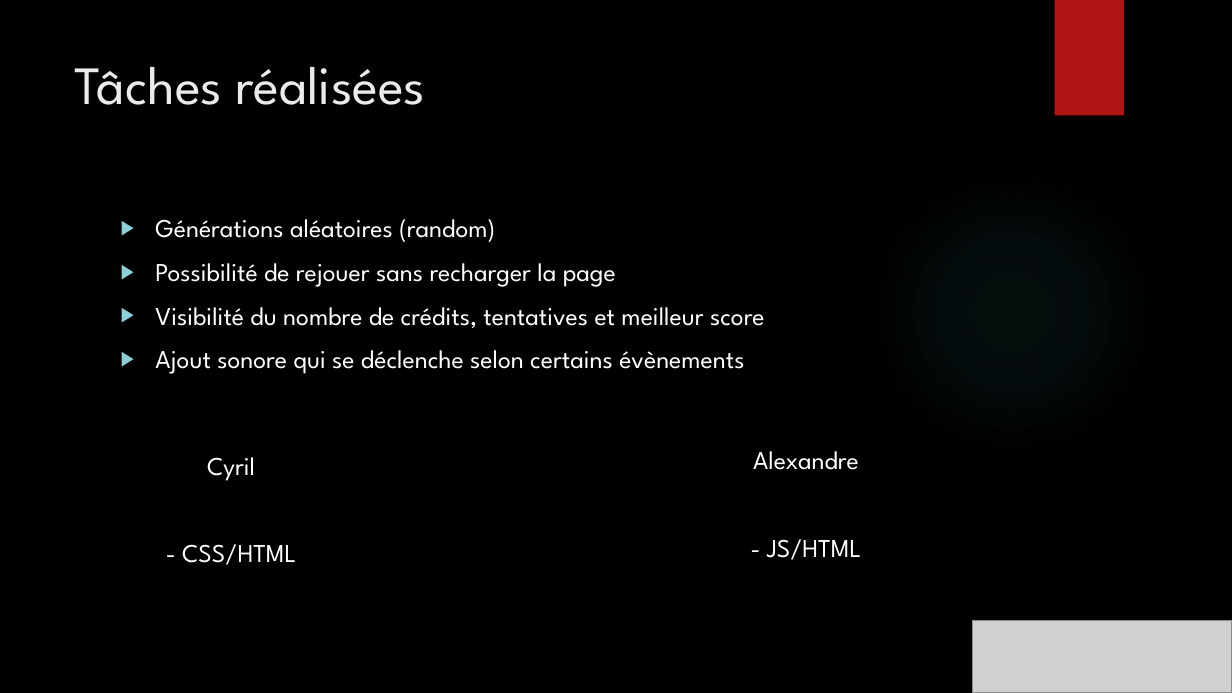
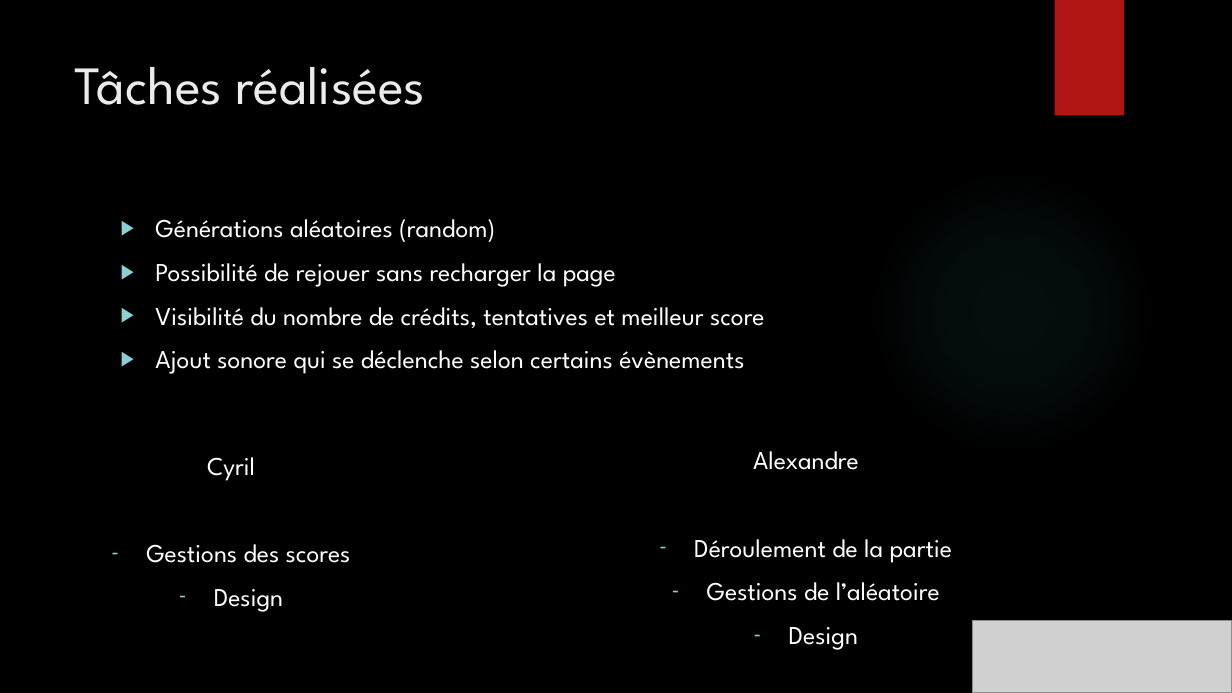
Before and after one commit to cyril-bonneau/machine-a-sous-JS, a slide deck: slide 3 of BONNEAU MONNIER JS.pptx. Drawn at 1232x693 pixels with LibreOffice and Linux fonts; fonts in the diff are those of the drawing; grey boxes stand for pictures; background and template pictures are left out. Boxes give left, top, right and bottom in pixels: in the first picture for what was removed or moved away, otherwise in the second. Text is boxed around its words. In the diff, an @@ line names an element or a change of style, - is before the commit and + after.

```diff
--- a/BONNEAU MONNIER JS.pptx
+++ b/BONNEAU MONNIER JS.pptx
@@ text at box(694, 539, 953, 650): text changed @@
-- JS/HTML
+– Déroulement de la partie
+– Gestions de l’aléatoire
+– Design
@@ text at box(146, 544, 351, 612): text changed @@
-- CSS/HTML
+– Gestions des scores
+– Design
```
